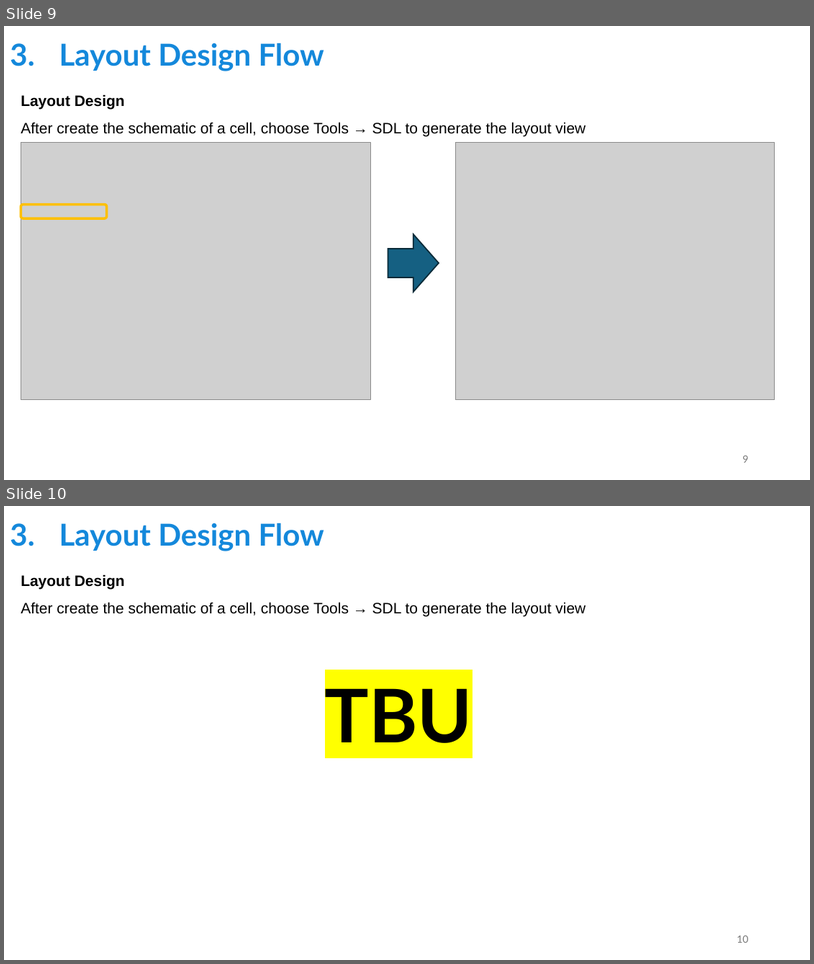
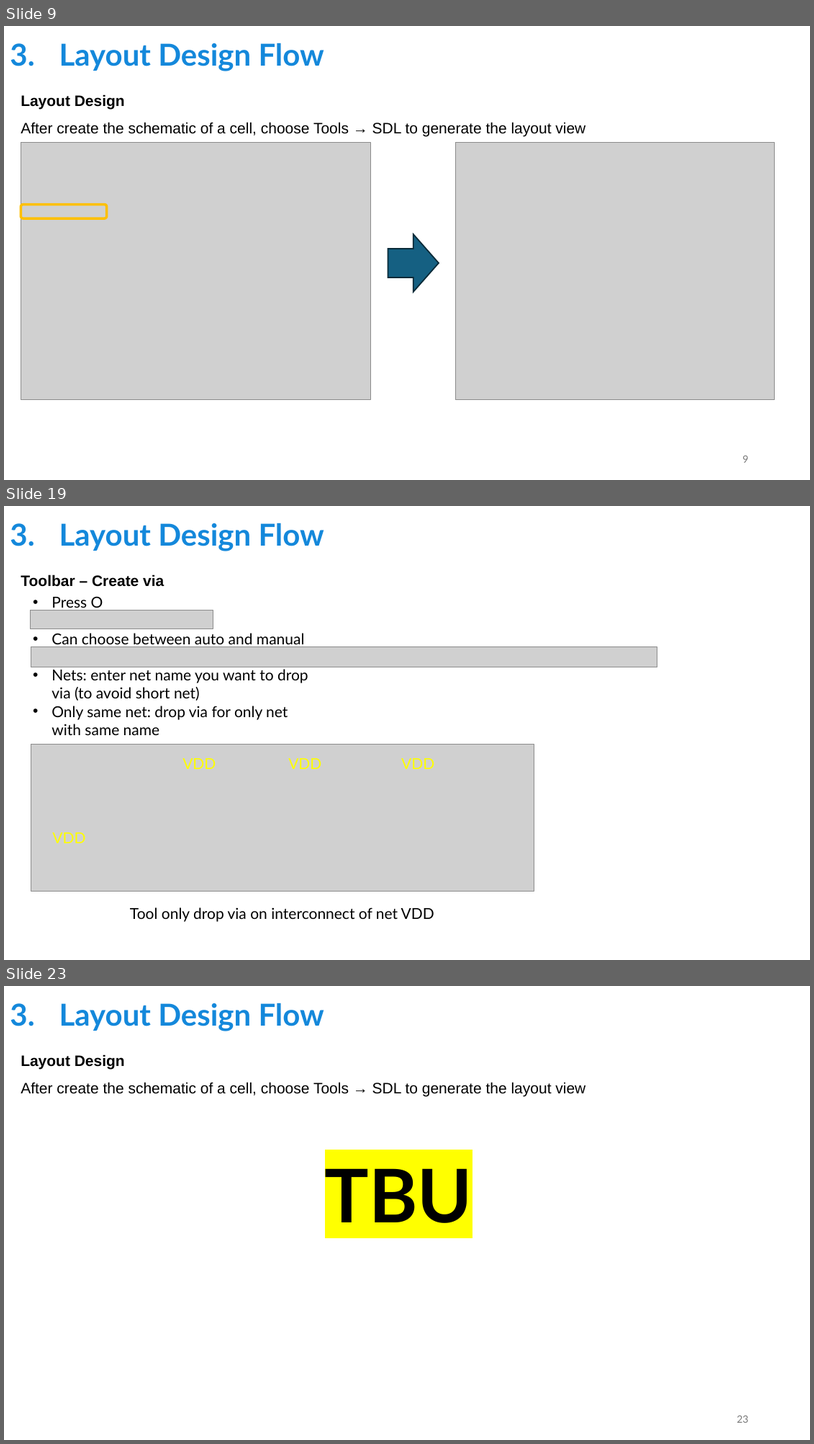
Before and after one commit to tien2032002/CC-Guideline, a slide deck: SYNOPSYS TOOLS GUIDELINES 1.pptx. Shown one above the other, each under a label of ours: slides 9 and 10 before the commit, slides 9, 19 and 23 after it; the slides between them are not shown. The pictures are 814x964 and 814x1444 pixels, drawn with LibreOffice and Linux fonts; fonts in the diff are those of the drawing; grey boxes stand for pictures. Boxes give left, top, right and bottom in pixels: in the first picture for what was removed or moved away, otherwise in the second. Text is boxed around its words. In the diff, an @@ line names an element or a change of style, - is before the commit and + after.

Commit message:
update layout guideline

```diff
--- a/SYNOPSYS TOOLS GUIDELINES 1.pptx
+++ b/SYNOPSYS TOOLS GUIDELINES 1.pptx
@@ slide 19 added at bbox=[4, 506, 810, 960], background #FFFFFF @@
@@ title added at bbox=[59, 523, 324, 551], 36 pt, text #1488DB, bold @@
+3. Layout Design Flow
@@ text added at bbox=[21, 574, 164, 587], 18 pt, text #000000, bold @@
+Toolbar – Create via
@@ picture added at bbox=[30, 610, 213, 629] @@
@@ text added at bbox=[52, 596, 309, 735], 18 pt, text #000000 @@
+• Press O
+• Can choose between auto and manual
+• Nets: enter net name you want to drop via (to avoid short net)
+• Only same net: drop via for only net with same name
@@ picture added at bbox=[31, 646, 657, 667] @@
@@ picture added at bbox=[31, 744, 534, 890] @@
@@ text added at bbox=[183, 758, 216, 769], 18 pt, text #FFFF00 @@
+VDD
@@ text added at bbox=[288, 758, 322, 769], 18 pt, text #FFFF00 @@
+VDD
@@ text added at bbox=[401, 758, 435, 769], 18 pt, text #FFFF00 @@
+VDD
@@ text added at bbox=[52, 832, 85, 843], 18 pt, text #FFFF00 @@
+VDD
@@ text added at bbox=[130, 907, 435, 921], 18 pt, text #000000 @@
+Tool only drop via on interconnect of net VDD
@@ what was slide 10 is now slide 23 @@
@@ page number at bbox=[737, 1415, 748, 1422]: text changed @@
-10
+23
```
Also in this commit, not shown: 12 other slides added.
